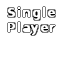
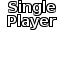
Revision of a layered 64x64 image; what changed, layer by layer:
added layer "Single ..." above "New Layer#1" over [8, 1, 56, 29]
added layer "New Layer#1" above "New Layer" over [7, 0, 57, 30]
painted on "New Layer" over [7, 6, 56, 36]
